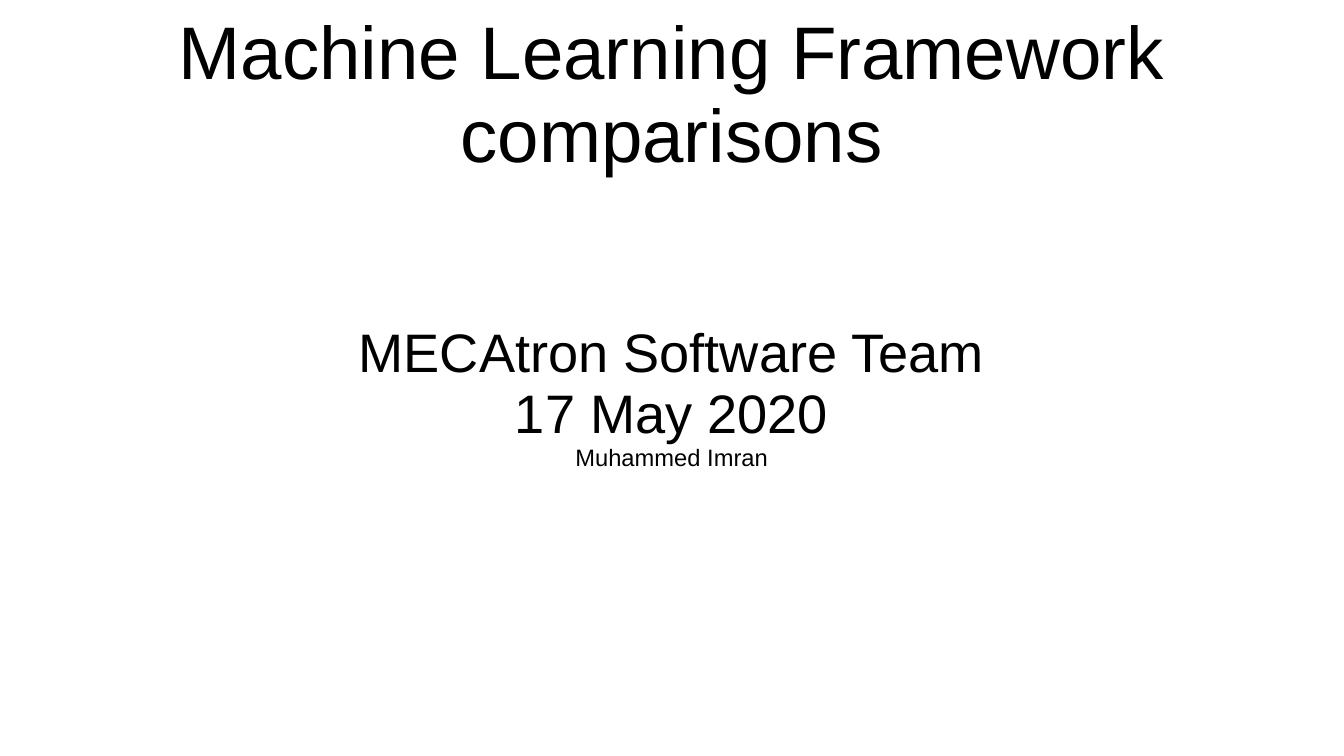
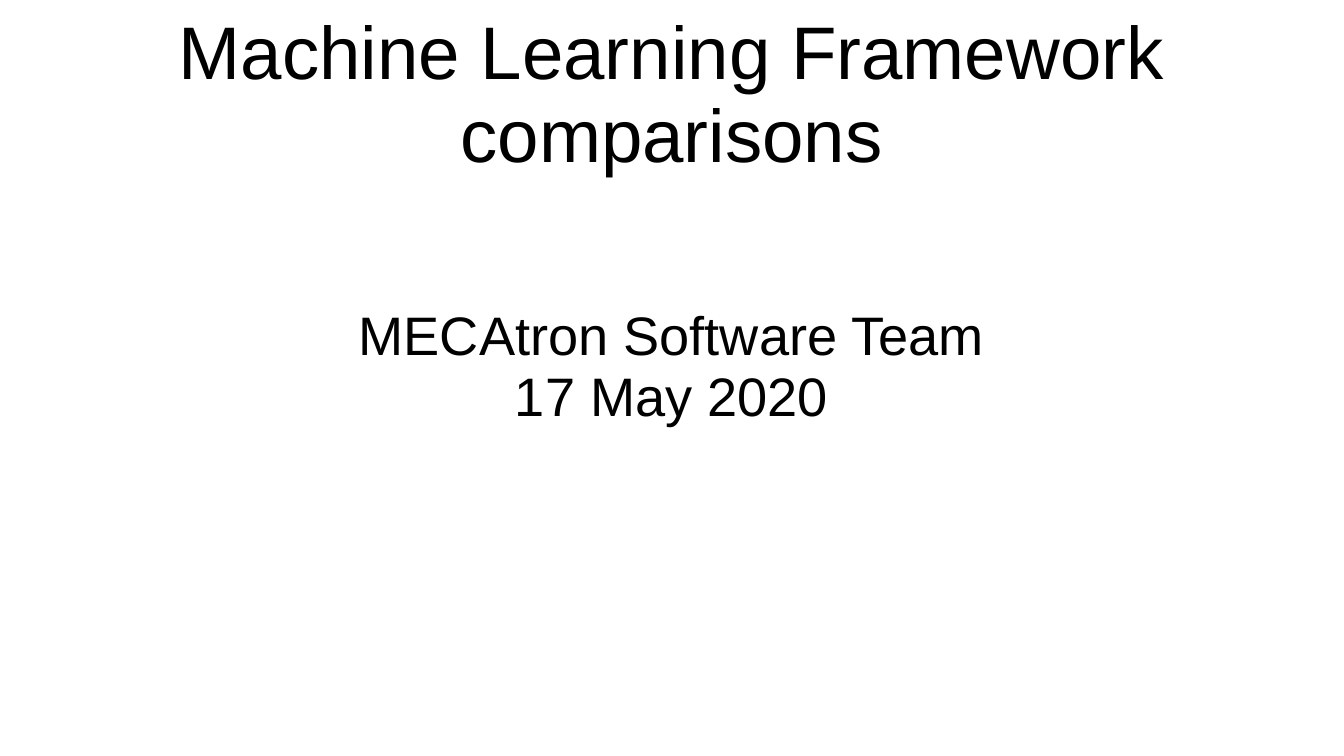
Before and after one commit to mi-mran/MECAtron_software, a slide deck: slide 1 of resources/framework_comparison.ppt. Drawn at 1344x756 pixels with LibreOffice and Linux fonts; fonts in the diff are those of the drawing. Boxes give left, top, right and bottom in pixels: in the first picture for what was removed or moved away, otherwise in the second. Text is boxed around its words. In the diff, an @@ line names an element or a change of style, - is before the commit and + after.

Commit message:
Edit presentation slides

```diff
--- a/resources/framework_comparison.ppt
+++ b/resources/framework_comparison.ppt
@@ subtitle at box(575, 448, 768, 467): paragraph removed @@
-Muhammed Imran
```
Also in this commit, not shown: 1 other file.
